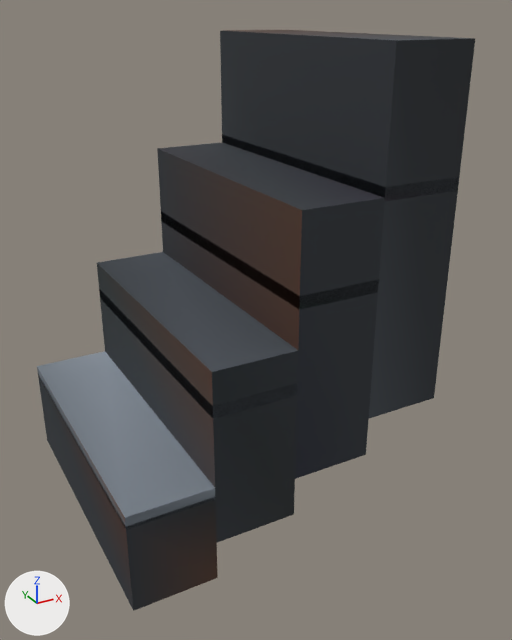
Before and after pictures for a commit that changed the glTF model assets/models/stair.glb.
The view is the same before and after, from a 50 mm lens placed at (-12.9, -60.1, 46.2), pointed at (18.2, -3.6, 17.9). Arrows for +X, +Y and +Z are at lower left; the lights stay in place. The picture after the commit comes second. Vertices at exactly the same position are counted once.

In view in the first picture: 'stair'.
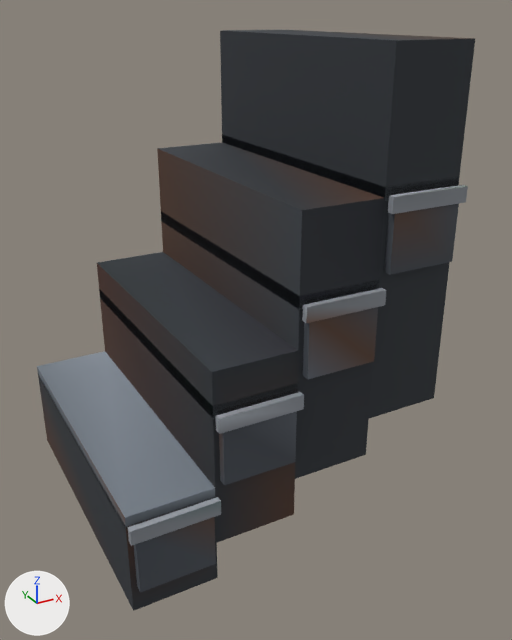
What differs and where, as boxes (x1, y1, x2, y2) in the pictures (512 x 640 px):
part 1 of me_stair, added
    after: (133, 517, 216, 593)
part 2 of me_stair, added
    after: (128, 497, 221, 546)
part 3 of me_stair, added
    after: (219, 411, 297, 485)
part 4 of me_stair, added
    after: (216, 392, 304, 434)
part 5 of me_stair, added
    after: (303, 307, 378, 379)
part 6 of me_stair, added
    after: (302, 288, 386, 323)
part 7 of me_stair, added
    after: (384, 204, 459, 275)
part 8 of me_stair, added
    after: (388, 185, 468, 214)
part 9 of me_stair, recoloured
    both: (44, 30, 457, 547)

The change, as a diff of the scene's bpy script:
```diff
--- a/assets/models/stair.glb.py
+++ b/assets/models/stair.glb.py
@@ me_stair @@
 # used by ob_stair; location = (0.0, 0.0, 0.0)
-me_stair.from_pydata(...)  # 64 vertices, 96 faces; spans x 0.0..32.0, y -15.0..15.0, z -1.0..44.0
+me_stair.from_pydata(...)  # 128 vertices, 192 faces; spans x 0.0..32.0, y -16.1..15.0, z -1.0..44.0
+# me_stair part 1: a new loose piece, a box spanning x 0.5..7.5, y -15.8..-15.0, z 1.5..7.5, in mat_stair_vc
+# me_stair part 2: a new loose piece, a box spanning x 0.0..8.0, y -16.1..-15.5, z 6.9..8.3, in mat_stair_vc
+# me_stair part 3: a new loose piece, a box spanning x 8.5..15.5, y -15.8..-15.0, z 9.5..15.5, in mat_stair_vc
+# me_stair part 4: a new loose piece, a box spanning x 8.0..16.0, y -16.1..-15.5, z 14.9..16.3, in mat_stair_vc
+# me_stair part 5: a new loose piece, a box spanning x 16.5..23.5, y -15.8..-15.0, z 17.5..23.5, in mat_stair_vc
+# me_stair part 6: a new loose piece, a box spanning x 16.0..24.0, y -16.1..-15.5, z 22.9..24.3, in mat_stair_vc
+# me_stair part 7: a new loose piece, a box spanning x 24.5..31.5, y -15.8..-15.0, z 25.5..31.5, in mat_stair_vc
+# me_stair part 8: a new loose piece, a box spanning x 24.0..32.0, y -16.1..-15.5, z 30.9..32.3, in mat_stair_vc
+# me_stair part 9: 52 kept faces spanning x 0.0..32.0, y -15.0..15.0, z -1.0..44.0 get new vertex colours; the middle colour goes from dark grey #615d60 to dark grey #5e656d
 me_stair.materials.append(mat_stair_vc)
```
